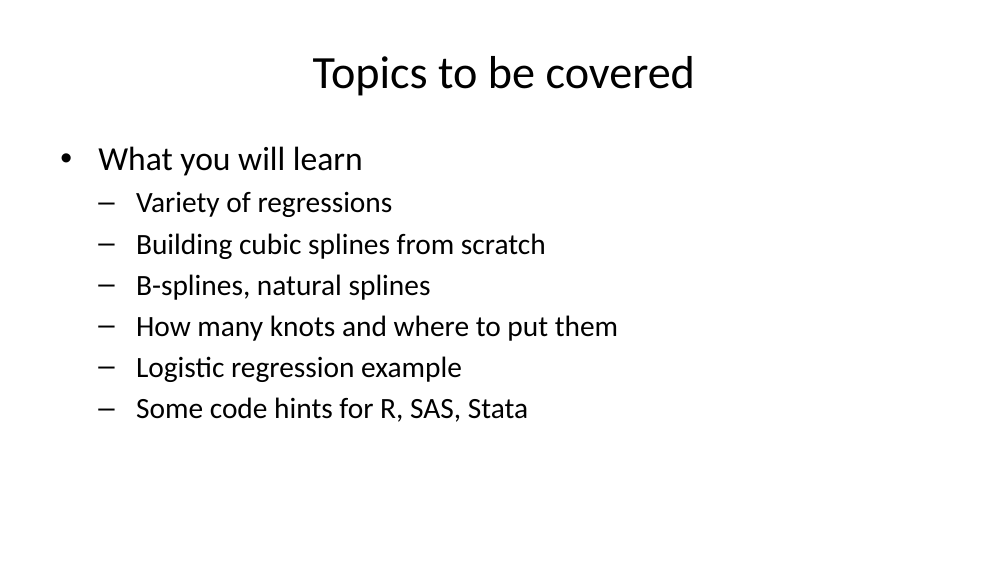
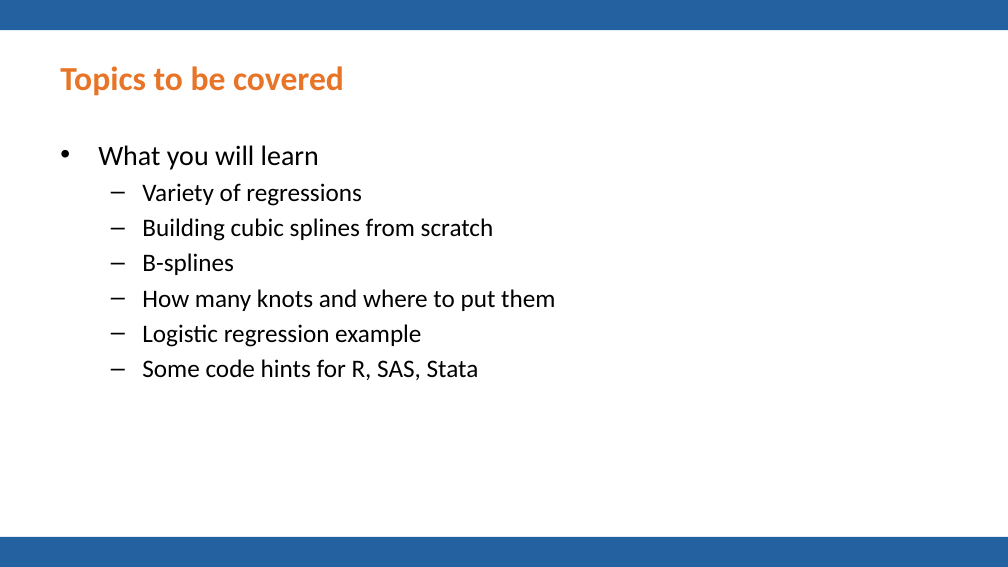
Before and after one commit to pmean/talks, a slide deck: slide 2 of splines/results/splines-slides-and-speaker-notes.pptx. Drawn at 1008x567 pixels with LibreOffice and Linux fonts; fonts in the diff are those of the drawing; background and template pictures are left out. Boxes give left, top, right and bottom in pixels: in the first picture for what was removed or moved away, otherwise in the second. Text is boxed around its words. In the diff, an @@ line names an element or a change of style, - is before the commit and + after.

Commit message:
Final version (I hope!) of splines talk

```diff
--- a/splines/results/splines-slides-and-speaker-notes.pptx
+++ b/splines/results/splines-slides-and-speaker-notes.pptx
@@ rectangle added at <box>0,0,1008,30</box>, fill #2361A1 @@
@@ title "Topics to be covered" at <box>60,66,344,96</box>: size 33 to 24 pt, text colour #000000 to #E87427, bold on; alignment centre to left @@
@@ text at <box>98,145,555,380</box>: size 24 to 20 pt in "What you will learn"; size 21 to 18 pt in "Variety of regressions", "Building cubic splines from scratch", "How many knots and where to put ...", "Logistic regression example" and 1 more places; indent changed @@
@@ text at <box>142,253,234,275</box>: text changed; size 21 to 18 pt @@
-  – B-splines, natural splines
+  – B-splines
@@ rectangle added at <box>0,537,1008,567</box>, fill #2361A1 @@
```
Also in this commit, not shown: 71 other slides changed, 22 slides added, 32 slides removed, 9 other files.
